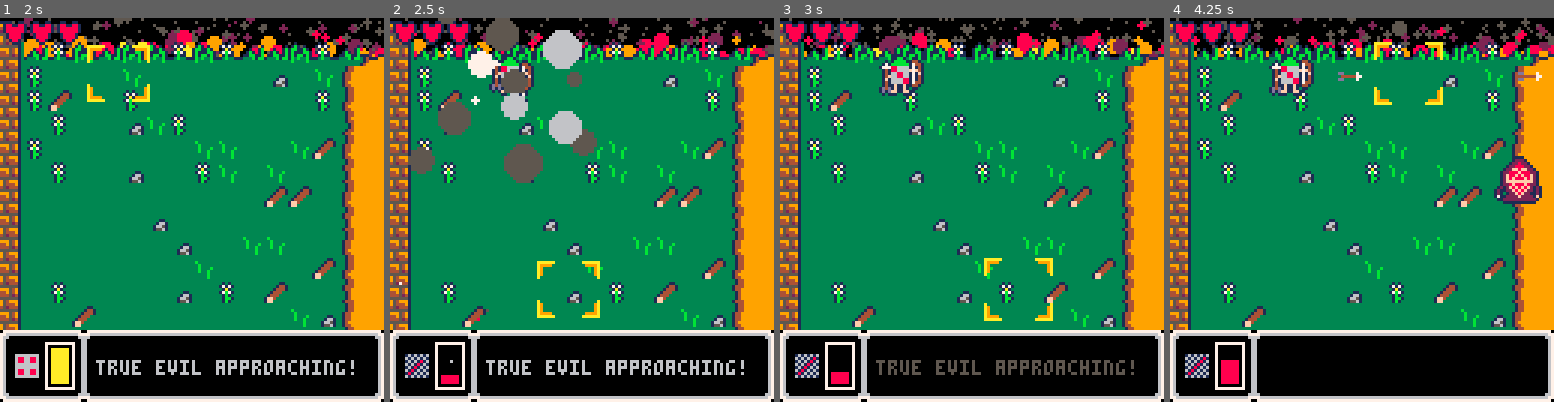
Above: before the commit, frames 1-4 (left to right).
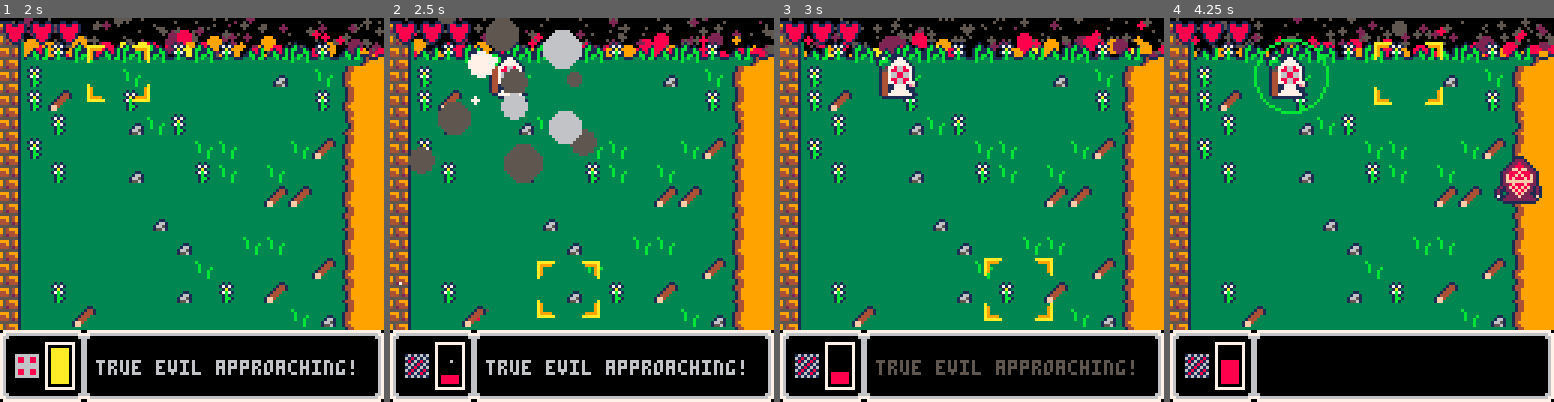
Above: after the commit, the same moments.

Repository: treveron2018/pico8
Game: PICO-8 cartridge diefence.p8
Two runs of this game, one before a commit and one after it. Both use one fixed random seed, a clock stepped at 60 frames per second and the inputs below.
Inputs:
- Up to frame 1 (2 s): tap X (X key) at 0.33, 1.07, 1.85 s; tap O (Z key) at 0.7, 1.7 s; hold Right from 1.6 s (still down)
- Up to frame 2 (2.5 s): release Right at 2.1 s; tap O (Z key) at 2.1 s; hold Up 2.15-2.42 s; hold Right from 2.47 s (still down)
- Up to frame 3 (3 s): keep holding Right; tap O (Z key) at 2.5, 2.9 s; tap X (X key) at 2.97 s
- Up to frame 4 (4.25 s): release Right at 3.03 s; hold Left 3.08-3.58 s; tap O (Z key) at 3.3, 3.7, 4.1 s; hold Down 3.63-3.97 s; hold Right from 4.02 s (still down); tap X (X key) at 4.08 s

Frame 1 is identical in both runs. In frame 2, 0.6% of the frame differs, in the area x 4-38%, y 8-93%; in frame 3, 0.9%; in frame 4, 1.4%, in the area x 4-97%, y 5-93%.

Commit message:
fb music 1

Diff:
--- a/diefence.p8
+++ b/diefence.p8
@@ -10,7 +10,7 @@
 
 --todo
 --final boss
-----boss death
+----sfx
 --fb music
 
 function _init()
@@ -90,15 +90,10 @@
 	map(16)
 	draw_title_dice()
 	draw_fire()
---	local title_string="❎/🅾️ start game"
---	if(current_dpos==3)title_string="❎/🅾️ how to play"
--- print("die-fence",44,43,blink())
---	print(title_string,29,85,7)
 	for opt in all(diff_pos) do
 		print(opt.diff,opt.x+8,opt.y+1,9)
 	end
 	spr(48,diff_pos[current_dpos].x,diff_pos[current_dpos].y)
---	if(current_dpos==2)print("with 5 free dice!",28,94,7)
 	print("v "..version,1,1,7)
 	print("by @trevvieaamb",65,120,7)
 end
@@ -223,9 +218,7 @@
 	upgrading=false
 	particles={}
 	fire()
-
-	--debug
-
+	init_boss()
 end
 
 function update_game()
@@ -273,10 +266,10 @@
 	manage_fire()
 	manage_row_cleaners()
 	manage_fireball()
+	manage_orbs()
 	camera_shake()
 	if mode=="boss" then
 		manage_boss()
-		manage_orbs()
 	end
 end
 
@@ -426,9 +419,7 @@
 	if(ui_dice>6)ui_dice=1
 	if die_ani>=30 then
 	sfx(19)
-		--ui_dice=flr(rnd(6))+1
-	--	local test={1,6}
-		ui_dice=3
+		ui_dice=flr(rnd(6))+1
 		small_explosion(ui_dicex+4,ui_dicey+4)
 		while (#dice==0 or p_rolls>0)
 		and ui_dice==6 do
@@ -463,8 +454,8 @@
 		t2="true evil approaching!"
 		print(t2,ruix,ruiy_l2,blink())
 	elseif mode=="win" then
-		t1=[[soon...
-evil will approach]]
+		t1=[[evil has been
+defeated!]]
 		print(t1,ruix,ruiy_l1,blink())
 	elseif mode=="over" then
 		t1="game over..."
@@ -1770,42 +1761,79 @@
 end
 -->8
 --boss
-boss={
-	x=108,
-	y=46,
-	hp=300,
-	phase=1,
-	sp=78,
-	timer=0,
-	beaming=false,
-	isin=false,
-	isatt=false,
-	target=nil,
-	intro=true,
-	charge=false,
-	isboss=true
-}
-beam={
-	x1=boss.x+8,
-	y1=0,
-	x2=boss.x+8,
-	y2=boss.y+16
-}
-fireball={
-	r=5,
-	x=boss.x,
-	y=boss.y+8,
-	att=50,
-	active=false,
-	spd=3
-}
-
-c_beam=nil
-orbs={}
+function init_boss()
+	boss={
+		x=108,
+		y=46,
+		hp=10, --test
+		phase=1,
+		sp=78,
+		timer=0,
+		beaming=false,
+		isin=false,
+		isatt=false,
+		target=nil,
+		intro=true,
+		charge=false,
+		isboss=true
+	}
+	beam={
+		x1=boss.x+8,
+		y1=0,
+		x2=boss.x+8,
+		y2=boss.y+16
+	}
+	fireball={
+		r=5,
+		x=boss.x,
+		y=boss.y+8,
+		att=50,
+		active=false,
+		spd=3
+	}
+
+	c_beam=nil
+	orbs={}
+end
 
 function manage_boss()
-	if (boss.hp<=0)kill_boss()
-	if not boss.isatt then
+	if boss.hp<=0 and not boss.isdead then
+		boss.isdead=true
+		boss.timer=0
+		boss.isin=false
+		music(-1,1000)
+	end
+	if boss.isdead then
+		boss.timer+=1
+		if boss.timer%15==0 then
+			shake=2
+			local myorb={
+				d=1,
+				angle=rnd(),
+				r=rnd(2)+1,
+				col=2,
+				dir=-1
+			}
+			add(orbs,myorb)
+		end
+		if boss.timer>=120 then
+			explode(boss,5)
+			local sh={
+				x=boss.x+7,
+				y=boss.y+7,
+				r=2,
+				tr=40,
+				col=2,
+				spd=1
+			}
+			add(shwaves,sh)
+			shake=6
+			c_pause=nil
+			c_pause=cocreate(pause)
+			--win jingle
+			mode="win"
+		end
+	elseif not boss.isatt then
 		boss.beaming=true
 		if(c_beam==nil)c_beam=cocreate(update_beam)
 		if(c_pause==nil)c_pause=cocreate(pause)
@@ -1823,7 +1851,7 @@
 					boss.isatt=true
 					boss.phase+=1
 					boss.sp=76
-					if(boss.phase>4)boss.phase=2
+					if(boss.phase>4 and boss.hp>0)boss.phase=2
 				end
 			end
 		end
@@ -1880,7 +1908,8 @@
 				d=20,
 				angle=rnd(),
 				r=rnd(2)+1,
-				col=2
+				col=2,
+				dir=1
 			}
 			add(orbs,myorb)
 		end
@@ -1914,12 +1943,11 @@
 end
 
 function draw_boss()
-	if(boss.isin)spr(boss.sp,boss.x,boss.y,2,2)
+	if(boss.isin or boss.isdead)spr(boss.sp,boss.x,boss.y,2,2)
 	if boss.charge then
 			circfill(boss.x,boss.y,boss.timer/30+2,1)
 			circfill(boss.x,boss.y,boss.timer/30,2)
 	end
-	--print(boss.x.." "..boss.y,boss.x,boss.y,7)
 end
 
 function update_beam()
@@ -1973,16 +2001,15 @@
 	if(newloc.id)newloc.used=true
 end
 
-function kill_boss()
-	mode="win"
-end
-
 function manage_orbs()
  for o in all(orbs) do
- 	o.d-=1
- 	if(o.d<=0)del(orbs,o)
-		o.x=sin(o.angle)*o.d+boss.x
- 	o.y=cos(o.angle)*o.d+boss.y
+ 	o.d-=1*o.dir
+ 	if(o.d<=0 or o.d>20)del(orbs,o)
+
+		local offset=0
+		if(o.dir==-1)offset=8
+		o.x=sin(o.angle)*o.d+boss.x+offset
+ 	o.y=cos(o.angle)*o.d+boss.y+offset
  	if t%3==0 then
 			local myp={
 				x=o.x,
Not shown, changed: the music (__music__) section of diefence.p8
Not shown, changed: the sound effects (__sfx__) section of diefence.p8
